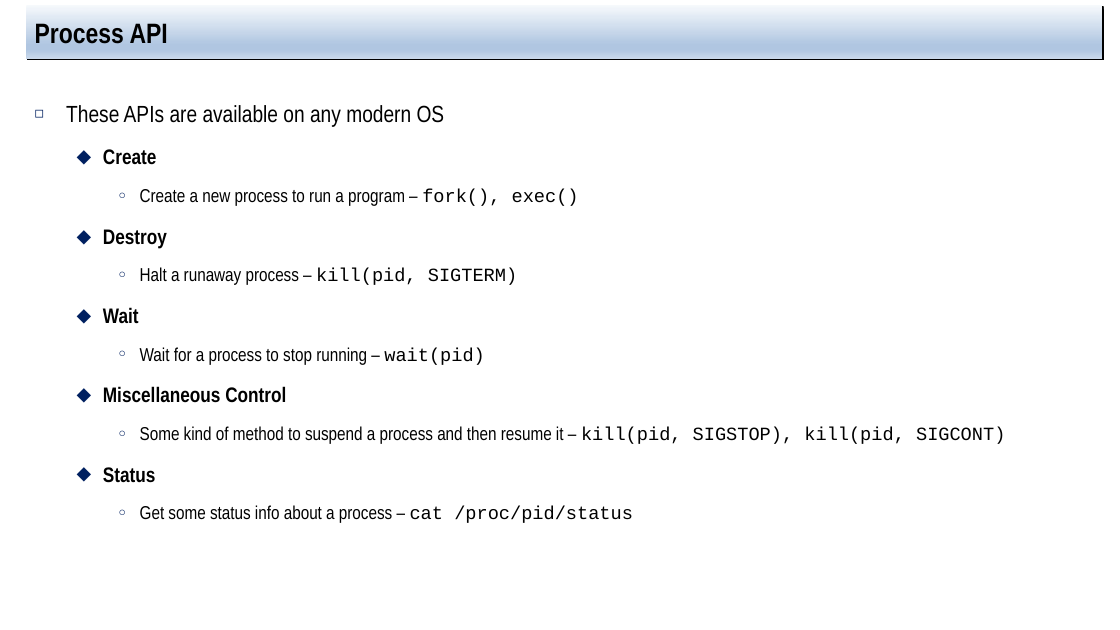
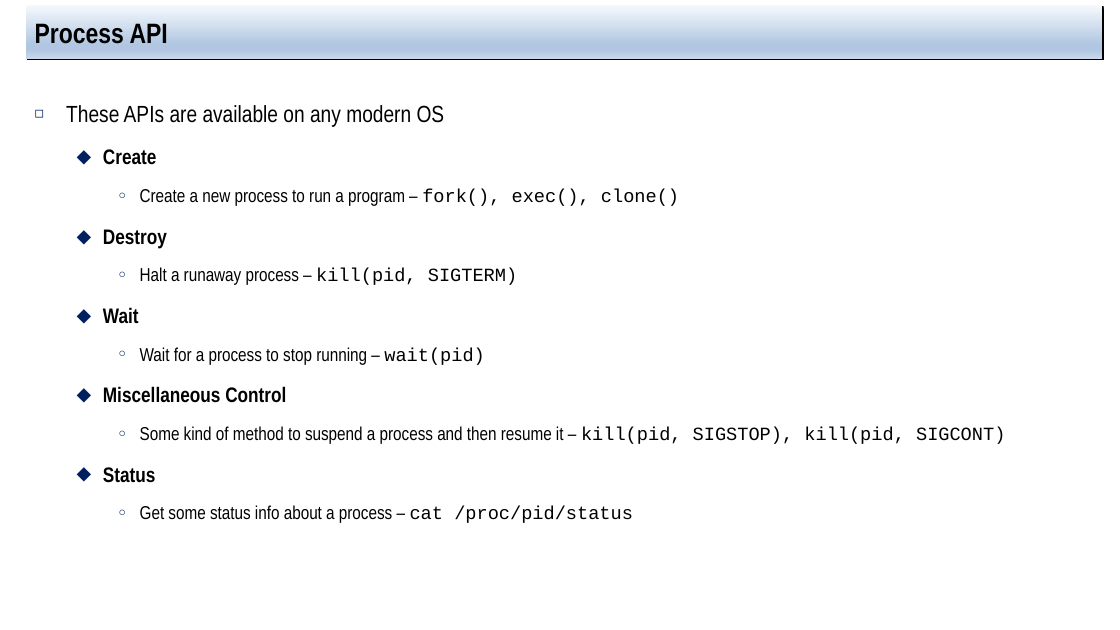
Before and after one commit to jachermocilla/extra-course-materials, a slide deck: slide 8 of cmsc125/ostep/slides/01.Virtualization/04.The_abstraction_the_process.pptx. Drawn at 1120x630 pixels with LibreOffice and Linux fonts; fonts in the diff are those of the drawing. Boxes give left, top, right and bottom in pixels: in the first picture for what was removed or moved away, otherwise in the second. Text is boxed around its words. In the diff, an @@ line names an element or a change of style, - is before the commit and + after.

```diff
--- a/cmsc125/ostep/slides/01.Virtualization/04.The_abstraction_the_process.pptx
+++ b/cmsc125/ostep/slides/01.Virtualization/04.The_abstraction_the_process.pptx
@@ text at [140, 189, 679, 206]: text changed @@
-    ○ Create a new process to run a program – fork(), exec()
+    ○ Create a new process to run a program – fork(), exec(), clone()
```
Also in this commit, not shown: 6 other slides changed, 1 other file.
